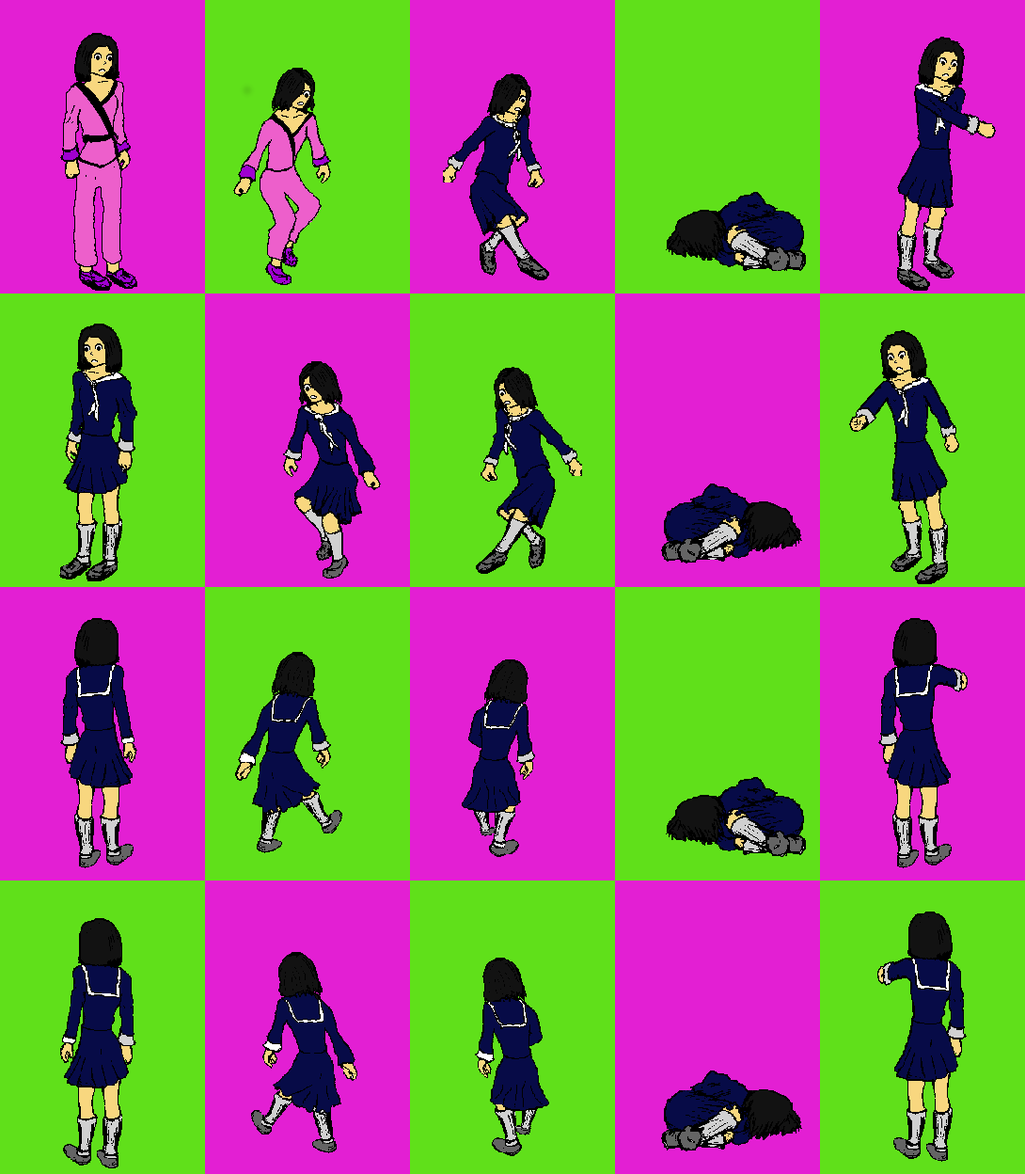
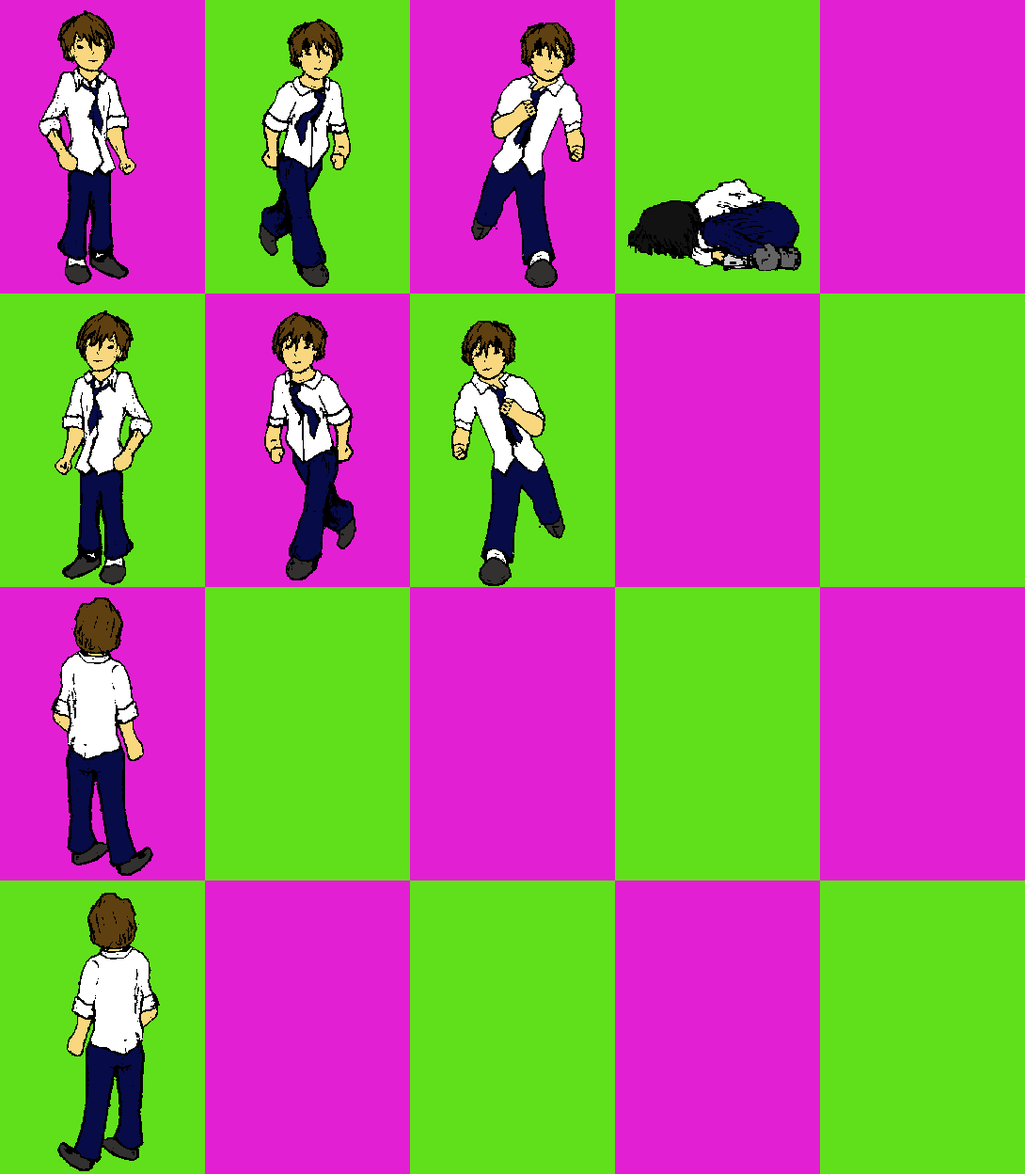
Before/after of a 1025×1174 layered artwork. What changed in the layer stack:
renamed "Invisible" to "boy_01", showed it, painted on it over [38, 10, 997, 1171]
hid "player pj" over [59, 32, 997, 1169]
